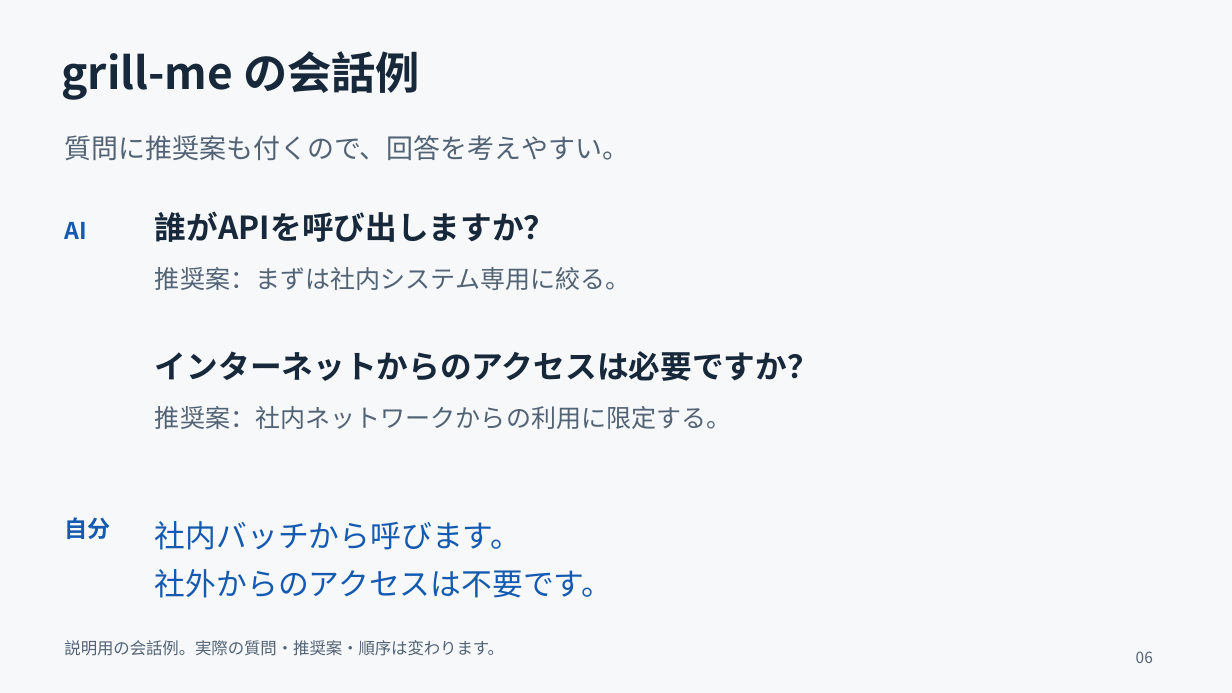
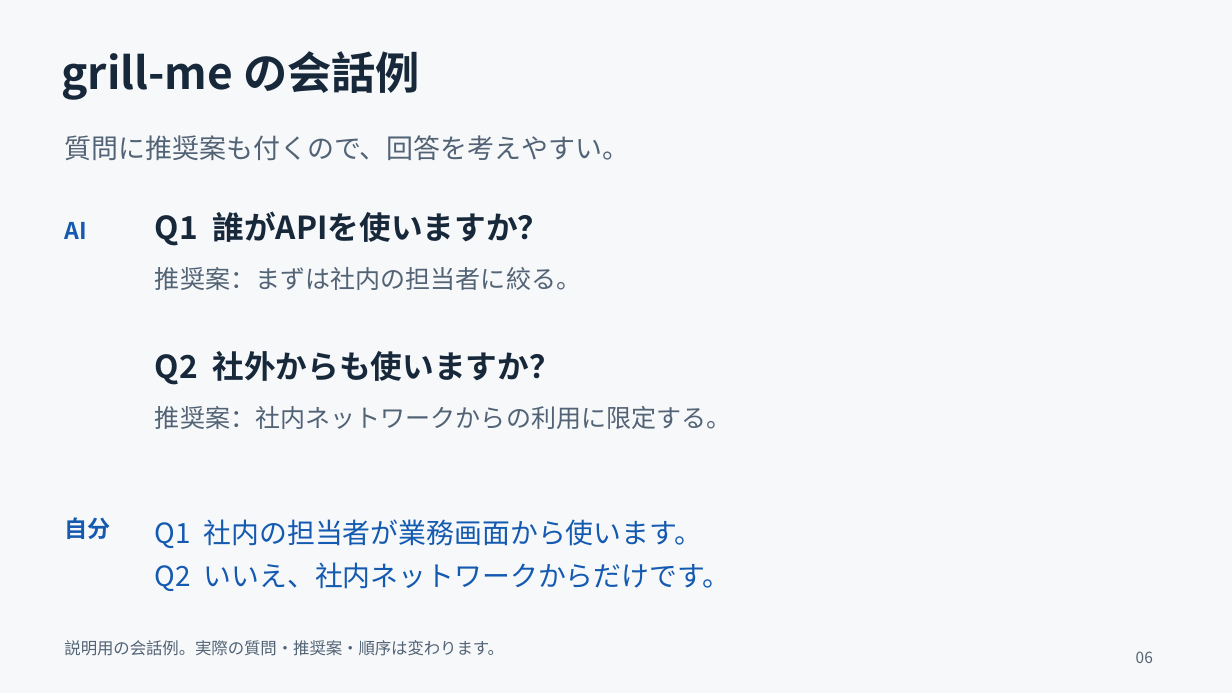
Before and after one commit to ShimaBell0619/slides, a slide deck: slide 6 of decks/grill-me/artifacts/agent-skills-lt.pptx. Drawn at 1232x693 pixels with LibreOffice and Linux fonts; fonts in the diff are those of the drawing. Boxes give left, top, right and bottom in pixels: in the first picture for what was removed or moved away, otherwise in the second. Text is boxed around its words. In the diff, an @@ line names an element or a change of style, - is before the commit and + after.

```diff
--- a/decks/grill-me/artifacts/agent-skills-lt.pptx
+++ b/decks/grill-me/artifacts/agent-skills-lt.pptx
@@ text at <box>155,211,549,246</box>: text changed @@
-誰がAPIを呼び出しますか？
+Q1 誰がAPIを使いますか？
@@ text at <box>155,267,581,290</box>: text changed @@
-推奨案：まずは社内システム専用に絞る。
+推奨案：まずは社内の担当者に絞る。
@@ text at <box>155,351,562,385</box>: text changed @@
-インターネットからのアクセスは必要ですか？
+Q2 社外からも使いますか？
@@ text at <box>155,519,731,591</box>: text changed; size 24 to 21.8 pt @@
-社内バッチから呼びます。
-社外からのアクセスは不要です。
+Q1 社内の担当者が業務画面から使います。
+Q2 いいえ、社内ネットワークからだけです。
```
Also in this commit, not shown: 3 other slides changed, 3 other files.
